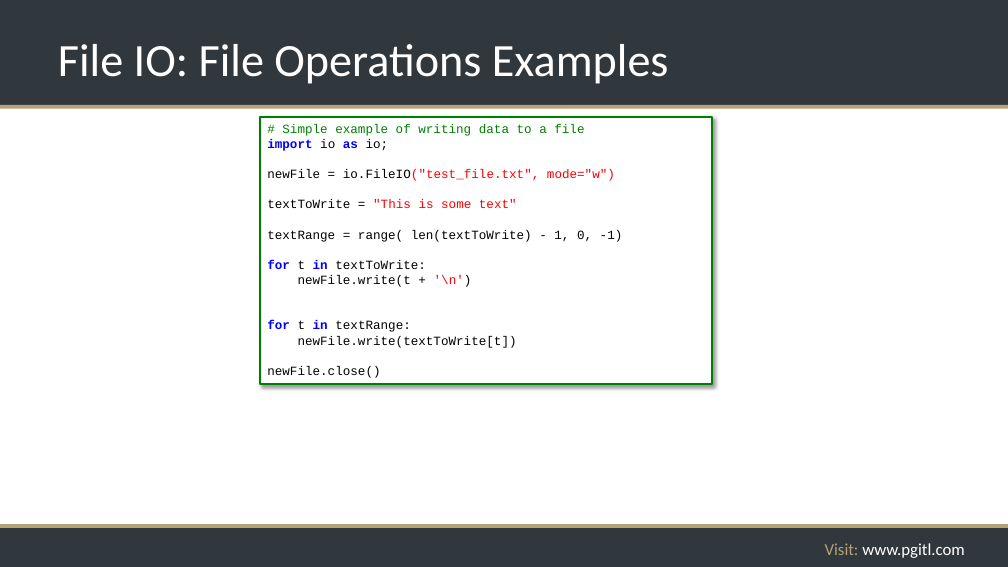
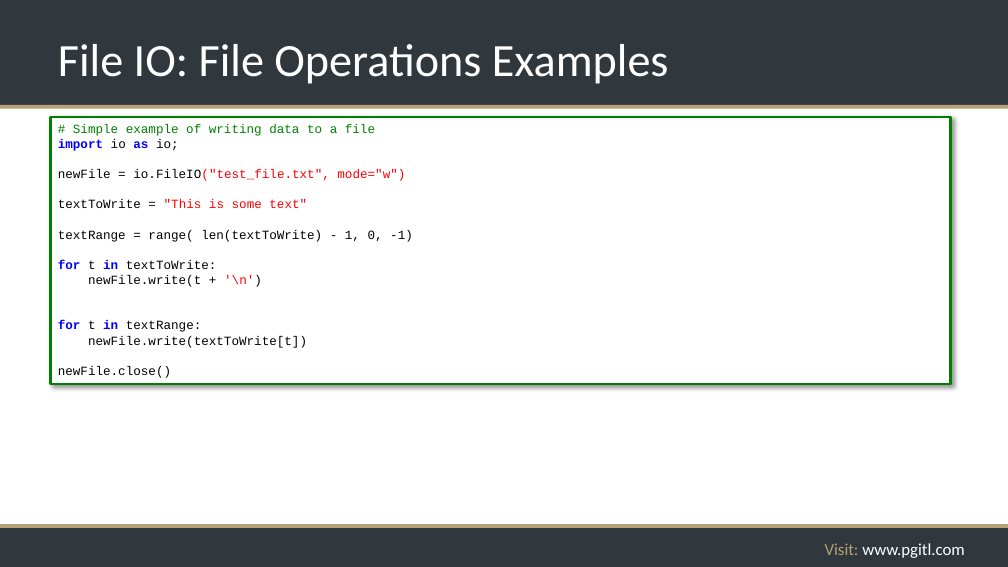
Before and after one commit to rikkouri/project-a, a slide deck: slide 134 of Programming Foundations.pptx. Drawn at 1008x567 pixels with LibreOffice and Linux fonts; fonts in the diff are those of the drawing; background and template pictures are left out. Boxes give left, top, right and bottom in pixels: in the first picture for what was removed or moved away, otherwise in the second. Text is boxed around its words. In the diff, an @@ line names an element or a change of style, - is before the commit and + after.

```diff
--- a/Programming Foundations.pptx
+++ b/Programming Foundations.pptx
@@ rectangle "# Simple example of writing ...": place and size @@
-rectangle "# Simple example of writing ..." at [260,117,712,384]
+rectangle "# Simple example of writing ..." at [51,117,951,384]
```
Also in this commit, not shown: 1 other slide changed, 4 slides added, 1 other file.
